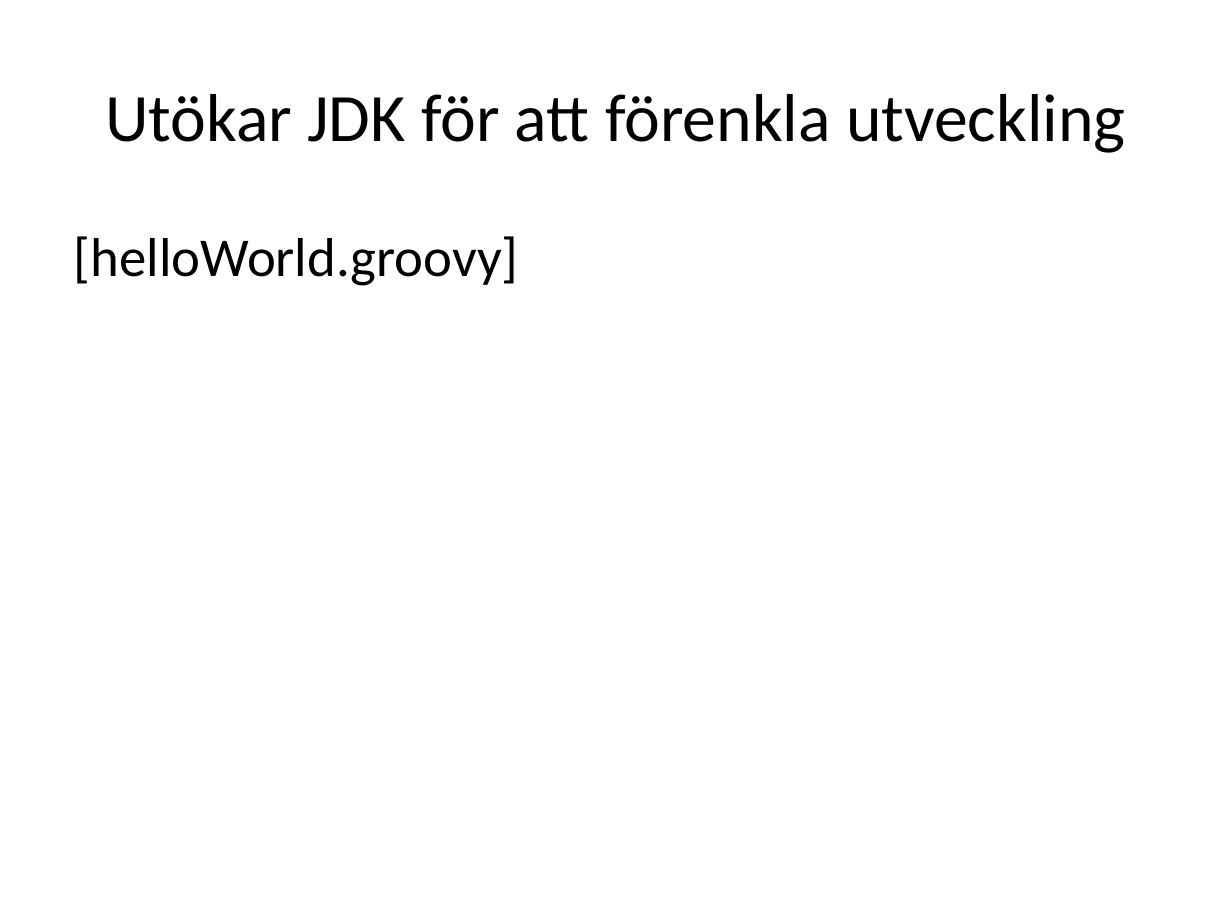
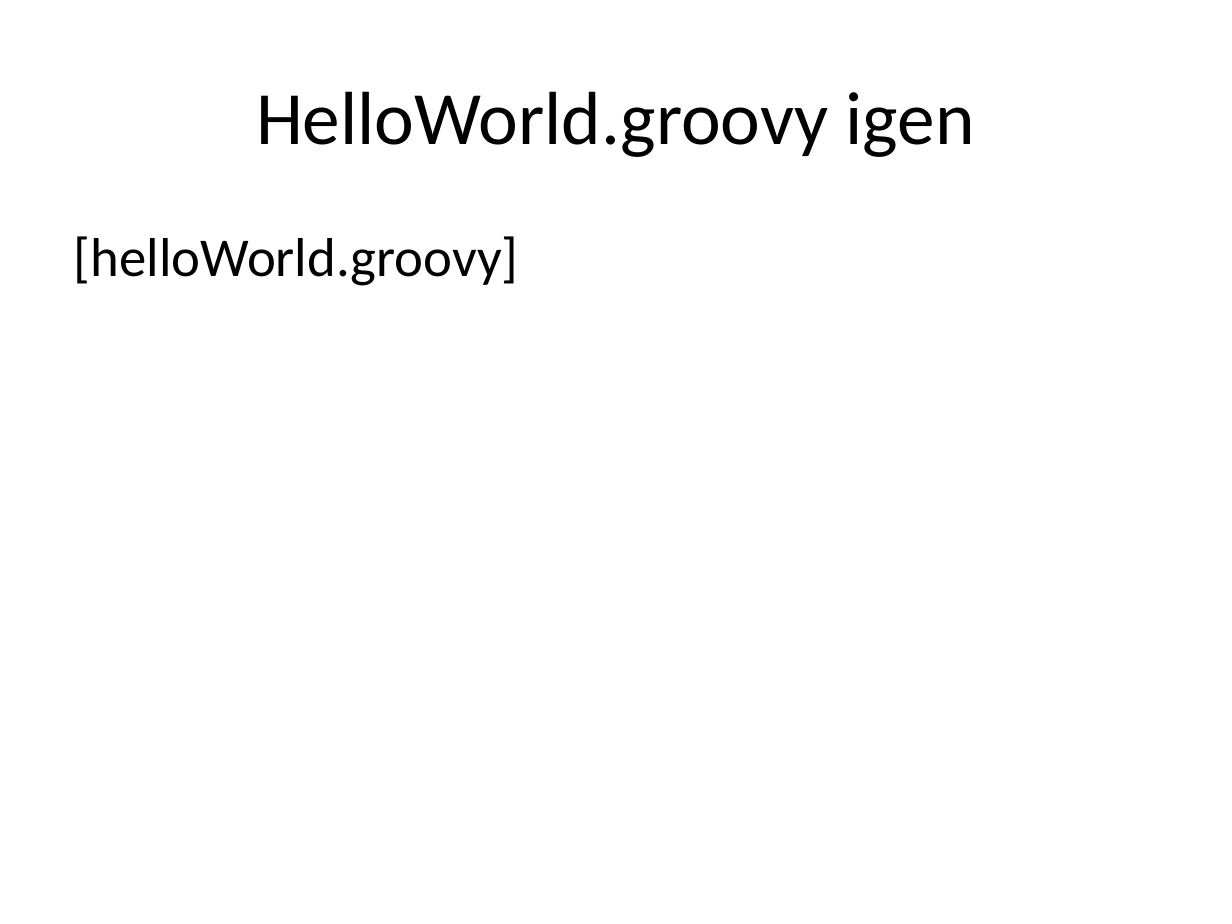
Before and after one commit to me97esn/groovyseminarium, a slide deck: slide 24 of groovyseminarie/dokument/groovyseminarium_source.pptx. Drawn at 1232x924 pixels with LibreOffice and Linux fonts; fonts in the diff are those of the drawing. Boxes give left, top, right and bottom in pixels: in the first picture for what was removed or moved away, otherwise in the second. Text is boxed around its words. In the diff, an @@ line names an element or a change of style, - is before the commit and + after.

```diff
--- a/groovyseminarie/dokument/groovyseminarium_source.pptx
+++ b/groovyseminarie/dokument/groovyseminarium_source.pptx
@@ title at (256,91,975,157): text changed; size 39.6 to 44 pt @@
-Utökar JDK för att förenkla utveckling
+HelloWorld.groovy igen
```
Also in this commit, not shown: 6 other slides changed, 3 slides added, 1 slide removed, 8 other files.
